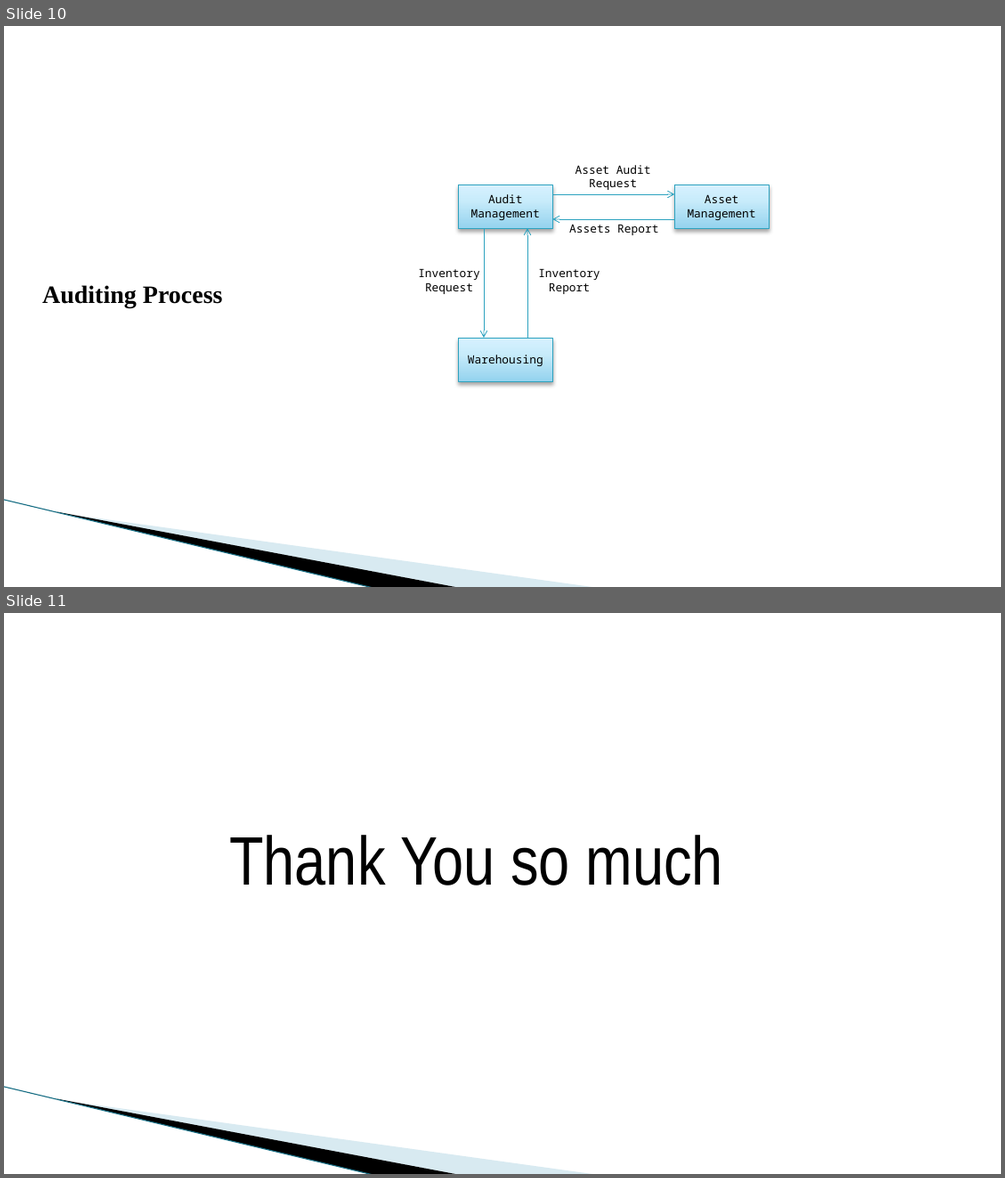
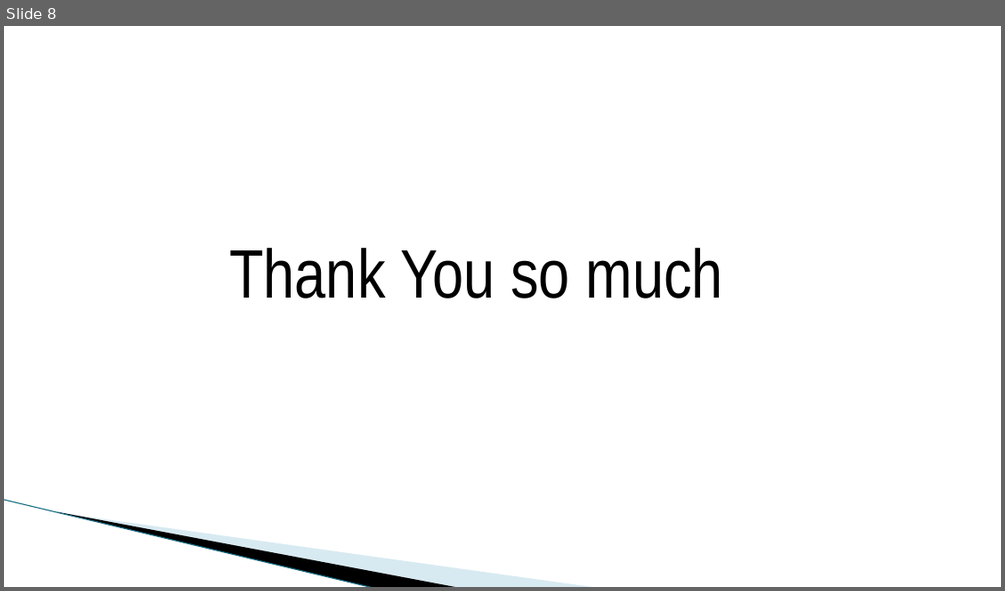
Before and after one commit to 4everUrs/document, a slide deck: SMS-Logistics.pptx. Shown one above the other, each under a label of ours: slides 10 and 11 before the commit, slide 8 after it. The pictures are 1005x1178 and 1005x591 pixels, drawn with LibreOffice and Linux fonts; fonts in the diff are those of the drawing; background and template pictures are left out. Boxes give left, top, right and bottom in pixels: in the first picture for what was removed or moved away, otherwise in the second. Text is boxed around its words. In the diff, an @@ line names an element or a change of style, - is before the commit and + after.

```diff
--- a/SMS-Logistics.pptx
+++ b/SMS-Logistics.pptx
@@ slide 10 removed at bbox=[4, 26, 1001, 587], background #FFFFFF; not listed: 3 template elements that a slide beside it also shows @@
@@ rectangle removed at bbox=[459, 184, 553, 228] @@
-Audit Management
@@ text removed at bbox=[575, 165, 651, 190] @@
-Asset Audit Request
@@ rectangle removed at bbox=[675, 184, 769, 228] @@
-Asset Management
@@ arrow removed from (553, 194) to (675, 194) @@
@@ arrow removed from (484, 228) to (484, 338) @@
@@ arrow removed from (527, 338) to (527, 228) @@
@@ arrow removed from (675, 219) to (553, 219) @@
@@ text removed at bbox=[569, 224, 658, 235] @@
-Assets Report
@@ text removed at bbox=[42, 285, 223, 307] @@
-Auditing Process
@@ text removed at bbox=[418, 269, 479, 294] @@
-Inventory Request
@@ text removed at bbox=[538, 269, 599, 294] @@
-Inventory Report
@@ rectangle removed at bbox=[459, 338, 553, 381] @@
-Warehousing
@@ what was slide 11 is now slide 8 @@
```
Also in this commit, not shown: 3 slides changed, 2 other slides removed.
